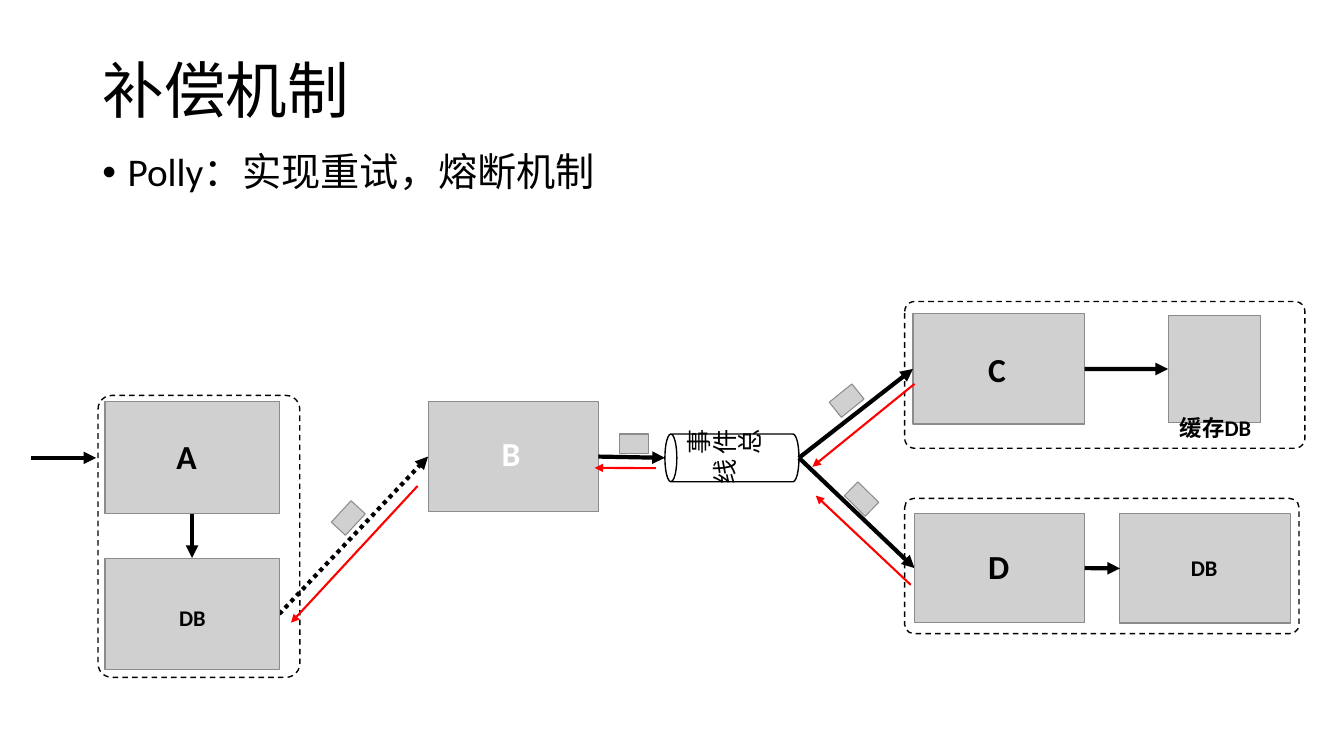
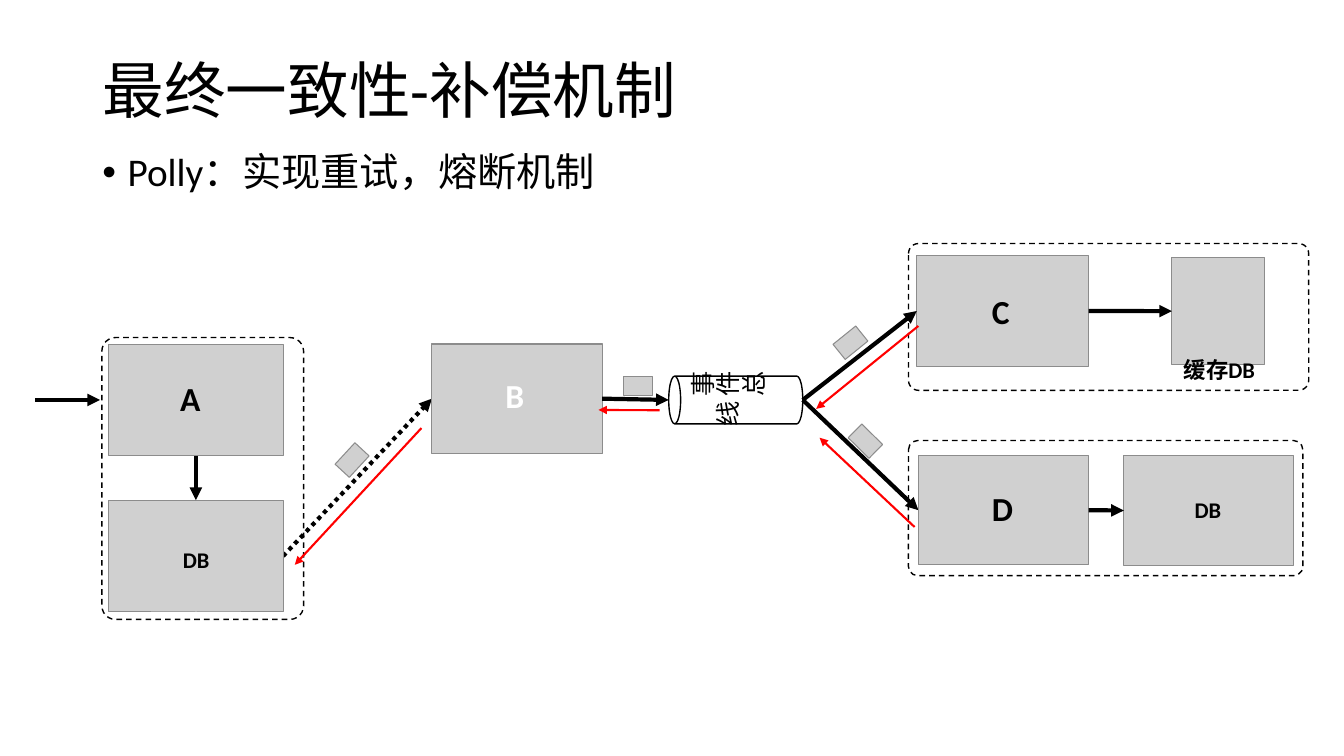
Before and after one commit to axzxs2001/HisMicroserviceSample, a slide deck: slide 12 of HisMicroserviceSample/Doc/基于.net core微服务.pptx (slide 11 before the commit). Drawn at 1344x756 pixels with LibreOffice and Linux fonts; fonts in the diff are those of the drawing; grey boxes stand for pictures; background and template pictures are left out. Boxes give left, top, right and bottom in pixels: in the first picture for what was removed or moved away, otherwise in the second. Text is boxed around its words. In the diff, an @@ line names an element or a change of style, - is before the commit and + after.

```diff
--- a/HisMicroserviceSample/Doc/基于.net core微服务.pptx
+++ b/HisMicroserviceSample/Doc/基于.net core微服务.pptx
@@ title at box(102, 61, 676, 118): text changed @@
-补偿机制
+最终一致性-补偿机制
@@ 3 texts, 3 rounded rectangles, 3 arrows, 2 pictures: place and size @@
-3 texts, 3 rounded rectangles, 3 arrows, 2 pictures at box(98, 301, 1306, 678)
+3 texts, 3 rounded rectangles, 3 arrows, 2 pictures at box(102, 244, 1309, 620)
@@ 9 pictures, 9 arrows, 4 texts, 1 cylinder: place and size @@
-9 pictures, 9 arrows, 4 texts, 1 cylinder at box(31, 314, 1291, 670)
+9 pictures, 9 arrows, 4 texts, 1 cylinder at box(35, 256, 1295, 612)
```
Also in this commit, not shown: 4 other slides changed, 3 slides added, 2 slides removed.
